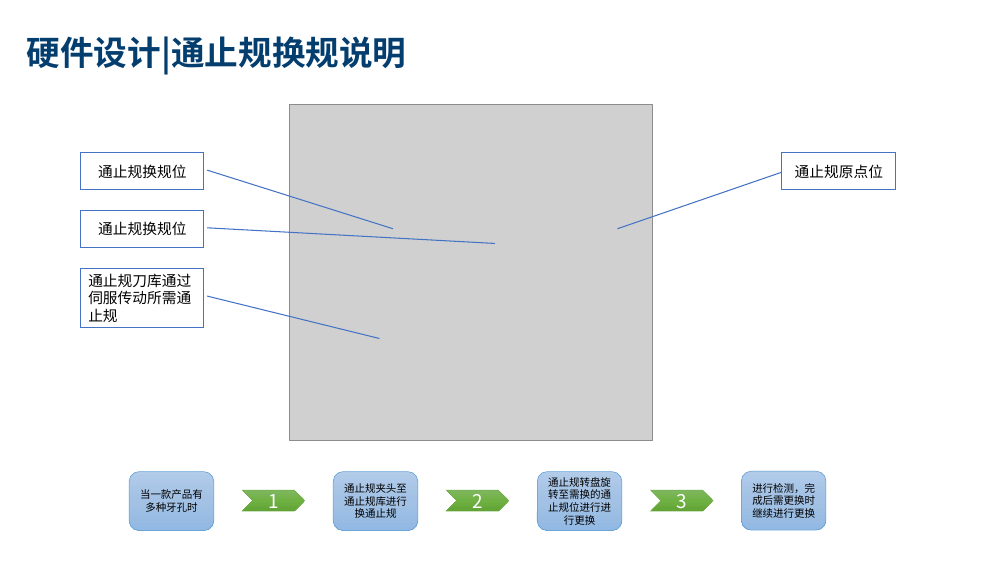
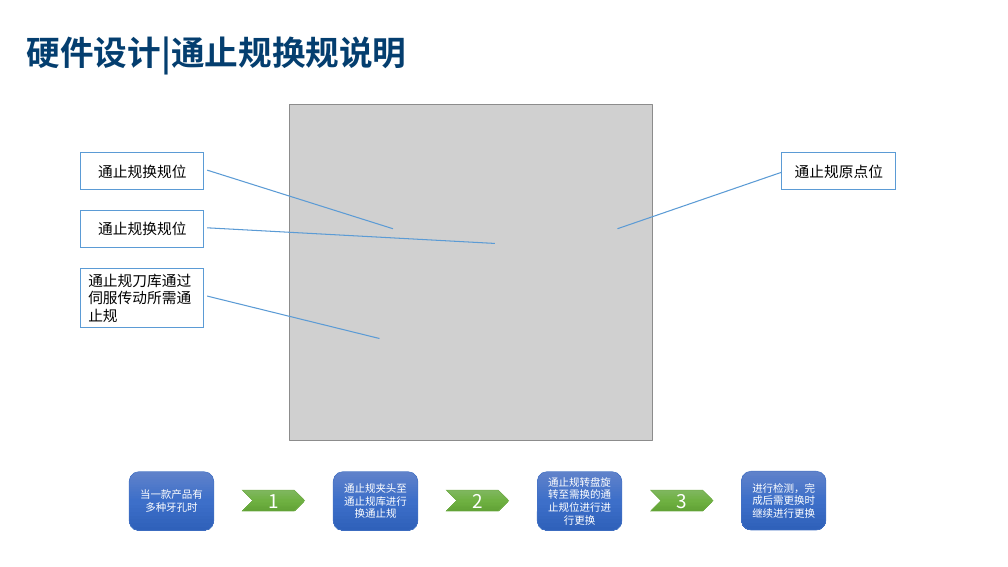
Before and after one commit to wanglvhh/Solution_2021, a slide deck: slide 14 of 2022/01/BOYD 大幅面散热板外观测量检测项目/BOYD-散热板外观检测解决方案 新版V1.0.0.1.pptx. Drawn at 1008x567 pixels with LibreOffice and Linux fonts; fonts in the diff are those of the drawing; grey boxes stand for pictures; background and template pictures are left out. Boxes give left, top, right and bottom in pixels: in the first picture for what was removed or moved away, otherwise in the second. Text is boxed around its words. In the diff, an @@ line names an element or a change of style, - is before the commit and + after.

Commit message:
Update BOYD 大幅面散热板外观测量检测项目

```diff
--- a/2022/01/BOYD 大幅面散热板外观测量检测项目/BOYD-散热板外观检测解决方案 新版V1.0.0.1.pptx
+++ b/2022/01/BOYD 大幅面散热板外观测量检测项目/BOYD-散热板外观检测解决方案 新版V1.0.0.1.pptx
@@ outline #4472C4 1 pt to #5B9BD5 1 pt in 4 elements at (81,153,204,189), (81,211,204,247), (782,153,896,189), (81,268,204,327) @@
@@ text colour #000000 to #FFFFFF; fill gradient #B1CBE9 to #A3C1E5 to #93B9E4 to gradient #6183CB to #3E70CA to #3062BB; outline #5B9BD5 0.5 pt to #4472C4 0.5 pt in 4 elements at (129,472,214,531), (333,472,418,531), (538,472,622,531), (742,471,827,530) @@
```
Also in this commit, not shown: 12 other slides changed, 11 other files.
